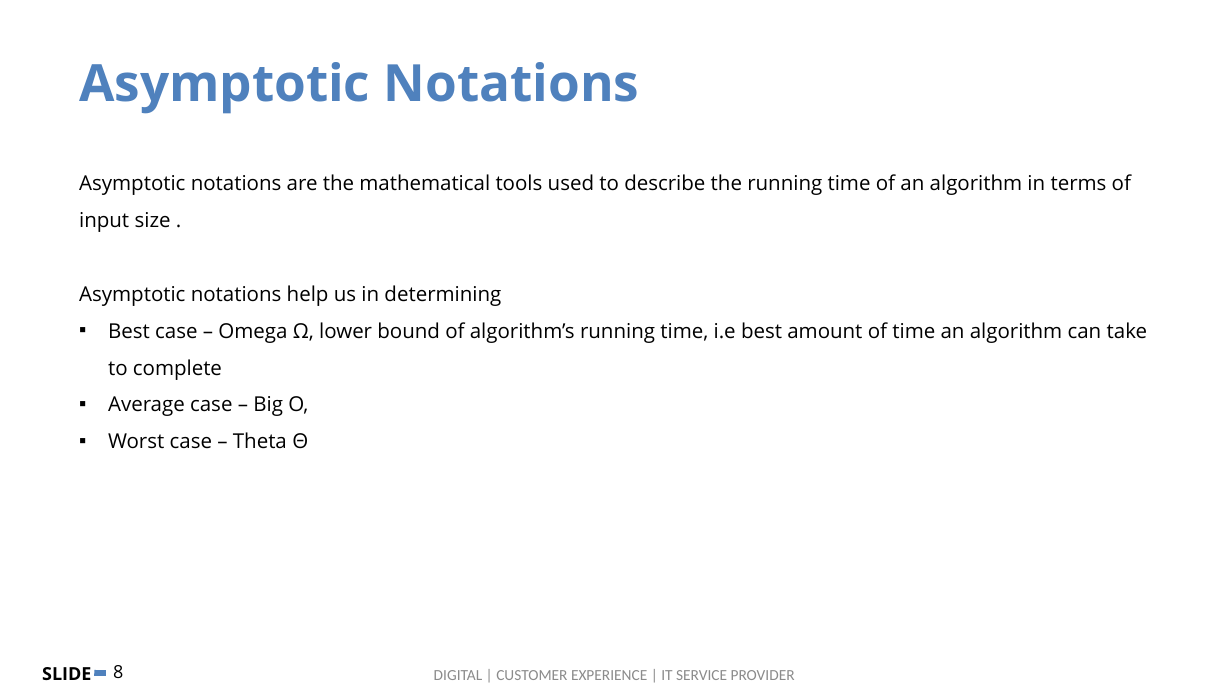
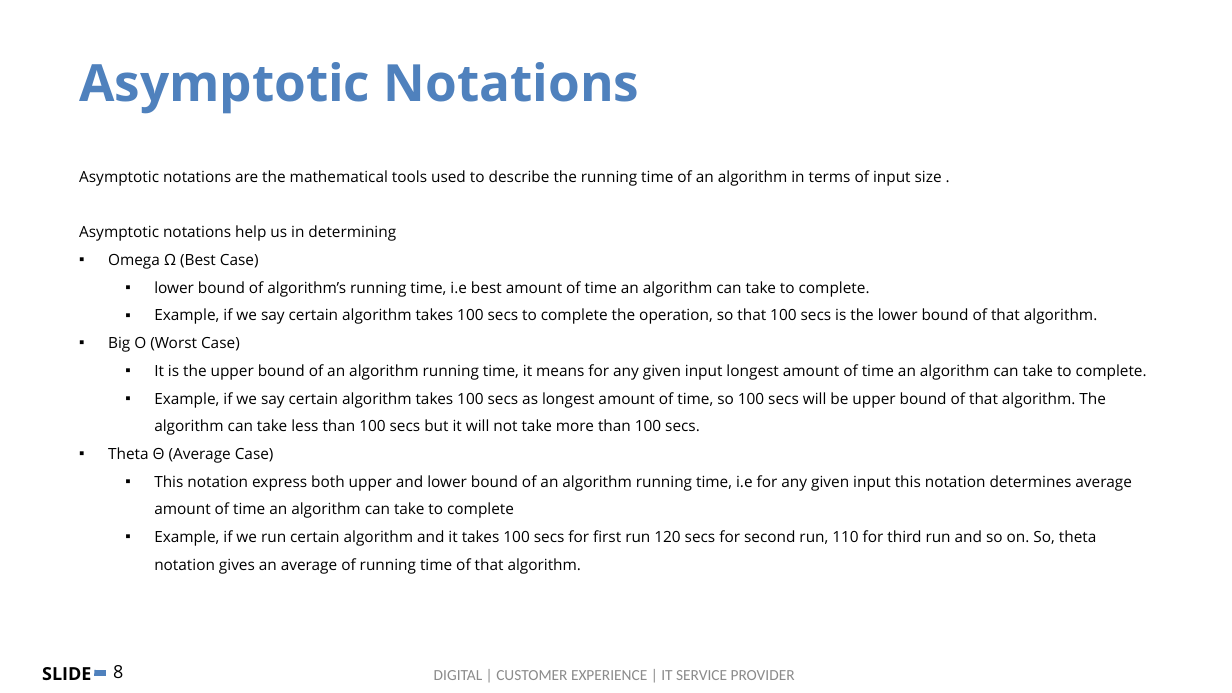
Before and after one commit to zesticio/examples, a slide deck: slide 8 of algorithms/slides/Data Structure & Algorithms.pptx. Drawn at 1232x693 pixels with LibreOffice and Linux fonts; fonts in the diff are those of the drawing. Boxes give left, top, right and bottom in pixels: in the first picture for what was removed or moved away, otherwise in the second. Text is boxed around its words. In the diff, an @@ line names an element or a change of style, - is before the commit and + after.

```diff
--- a/algorithms/slides/Data Structure & Algorithms.pptx
+++ b/algorithms/slides/Data Structure & Algorithms.pptx
@@ text at box(79, 170, 942, 241): size 16 to 12 pt in "Asymptotic notations are the mathematical tools used ...", "Asymptotic notations help us in determining" @@
@@ text at box(108, 254, 1147, 574): text changed; size 16 to 12 pt @@
-▪ Best case – Omega Ω, lower bound of algorithm’s running time, i.e best amount of time an algorithm can take to complete
-▪ Average case – Big O,
-▪ Worst case – Theta Θ
+▪ Omega Ω (Best Case)
+  ▪ lower bound of algorithm’s running time, i.e best amount of time an algorithm can take to complete.
+  ▪ Example, if we say certain algorithm takes 100 secs to complete the operation, so that 100 secs is the lower bound of that algorithm.
+▪ Big O (Worst Case)
+  ▪ It is the upper bound of an algorithm running time, it means for any given input longest amount of time an algorithm can take to complete.
+  ▪ Example, if we say certain algorithm takes 100 secs as longest amount of time, so 100 secs will be upper bound of that algorithm. The algorithm can take less than 100 secs but it will not take more than 100 secs.
+▪ Theta Θ (Average Case)
+  ▪ This notation express both upper and lower bound of an algorithm running time, i.e for any given input this notation determines average amount of time an algorithm can take to complete
+  ▪ Example, if we run certain algorithm and it takes 100 secs for first run 120 secs for second run, 110 for third run and so on. So, theta notation gives an average of running time of that algorithm.
```
Also in this commit, not shown: 7 slides added.
